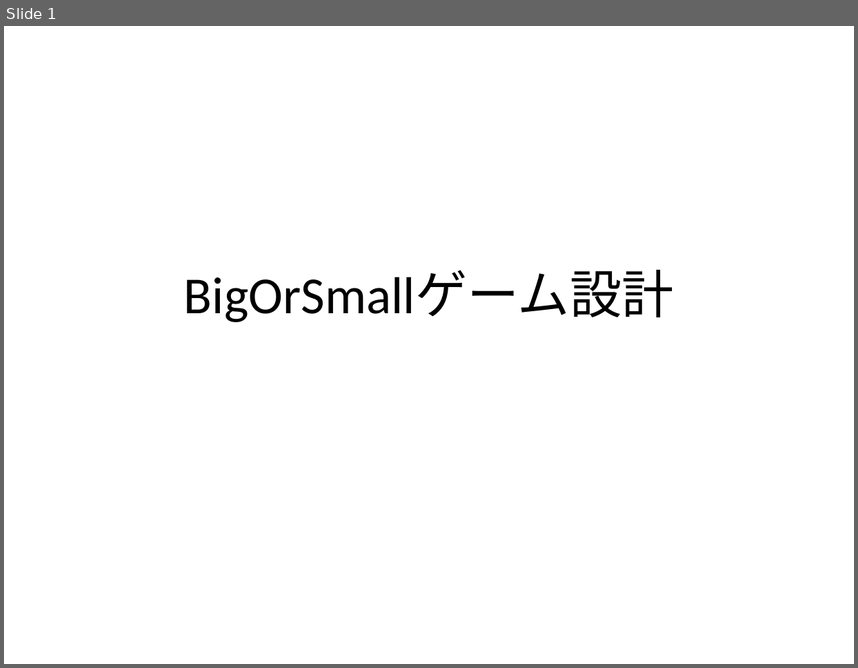
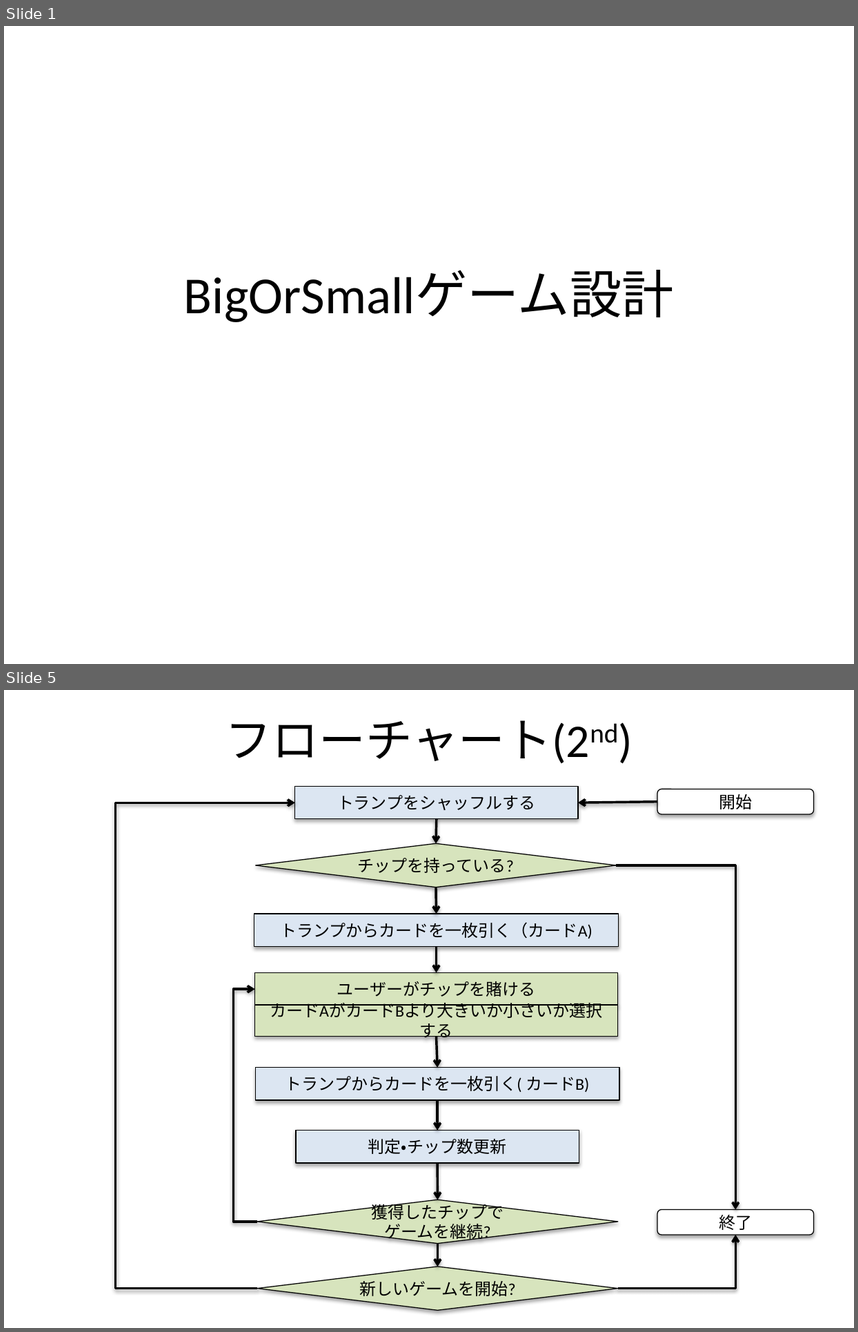
Before and after one commit to unokun/BigOrSmallM, a slide deck: docs/BigOrSmallゲーム設計.pptx. Shown one above the other, each under a label of ours: slide 1 before the commit, slides 1 and 5 after it; the slides between them are not shown. The pictures are 858x668 and 858x1332 pixels, drawn with LibreOffice and Linux fonts; fonts in the diff are those of the drawing. Boxes give left, top, right and bottom in pixels: in the first picture for what was removed or moved away, otherwise in the second. Text is boxed around its words. In the diff, an @@ line names an element or a change of style, - is before the commit and + after.

```diff
--- a/docs/BigOrSmallゲーム設計.pptx
+++ b/docs/BigOrSmallゲーム設計.pptx
@@ slide 5 added at bbox=[4, 690, 854, 1328], background #FFFFFF @@
@@ title added at bbox=[225, 720, 590, 763], 39.6 pt, text #000000 @@
+フローチャート(2nd)
@@ rectangle added at bbox=[294, 786, 578, 819], fill #DCE6F2, outline #000000 0.75 pt, 14 pt, text #000000 @@
+トランプをシャッフルする
@@ rounded rectangle added at bbox=[657, 789, 814, 814], fill #FFFFFF, outline #000000 0.75 pt, 14 pt, text #000000 @@
+開始
@@ elbow arrow added from (257, 1288) to (294, 802), #000000 2 pt @@
@@ arrow added from (657, 801) to (578, 802), #000000 2 pt @@
@@ arrow added from (437, 819) to (436, 843), #000000 2 pt @@
@@ diamond added at bbox=[256, 843, 616, 887], fill #D7E4BD, outline #000000 0.75 pt, 14 pt, text #000000 @@
+チップを持っている?
@@ elbow arrow added from (616, 865) to (736, 1210), #000000 2 pt @@
@@ arrow added from (436, 887) to (437, 914), #000000 2 pt @@
@@ rectangle added at bbox=[254, 914, 618, 947], fill #DCE6F2, outline #000000 0.75 pt, 14 pt, text #000000 @@
+トランプからカードを一枚引く（カードA)
@@ arrow added from (437, 947) to (437, 972), #000000 2 pt @@
@@ rectangle added at bbox=[254, 972, 618, 1005], fill #D7E4BD, outline #000000 0.75 pt, 14 pt, text #000000 @@
+ユーザーがチップを賭ける
@@ elbow arrow added from (257, 1221) to (254, 989), #000000 2 pt @@
@@ rectangle added at bbox=[254, 1005, 618, 1036], fill #D7E4BD, outline #000000 0.75 pt, 14 pt, text #000000 @@
+カードAがカードBより大きいか小さいか選択する
@@ arrow added from (437, 1036) to (437, 1067), #000000 2 pt @@
@@ rectangle added at bbox=[256, 1067, 619, 1101], fill #DCE6F2, outline #000000 0.75 pt, 14 pt, text #000000 @@
+トランプからカードを一枚引く( カードB)
@@ arrow added from (437, 1100) to (437, 1130), #000000 2 pt @@
@@ rectangle added at bbox=[296, 1130, 579, 1163], fill #DCE6F2, outline #000000 0.75 pt, 14 pt, text #000000 @@
+判定・チップ数更新
@@ arrow added from (437, 1163) to (437, 1199), #000000 2 pt @@
@@ diamond added at bbox=[257, 1199, 618, 1243], fill #D7E4BD, outline #000000 0.75 pt, 14 pt, text #000000 @@
+獲得したチップでゲームを継続?
@@ rounded rectangle added at bbox=[657, 1210, 814, 1235], fill #FFFFFF, outline #000000 0.75 pt, 14 pt, text #000000 @@
+終了
@@ arrow added from (437, 1243) to (437, 1266), #000000 2 pt @@
@@ elbow arrow added from (618, 1288) to (736, 1234), #000000 2 pt @@
@@ diamond added at bbox=[257, 1266, 618, 1310], fill #D7E4BD, outline #000000 0.75 pt, 14 pt, text #000000 @@
+新しいゲームを開始?
```
Also in this commit, not shown: 4 slides changed, 2 other slides added, 1 slide removed, 1 other file.
